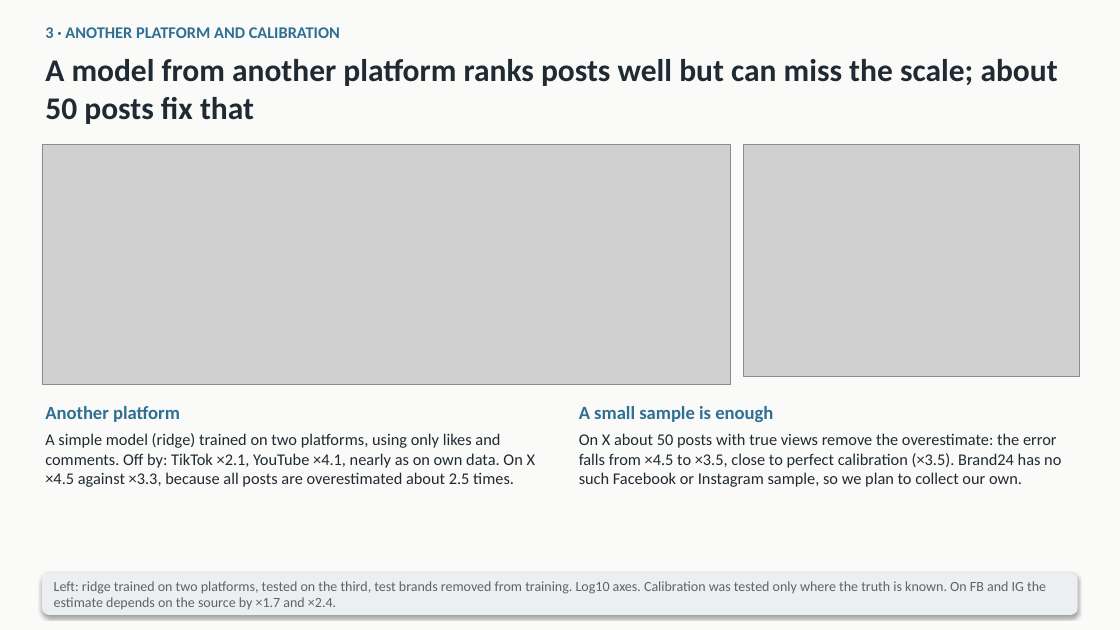
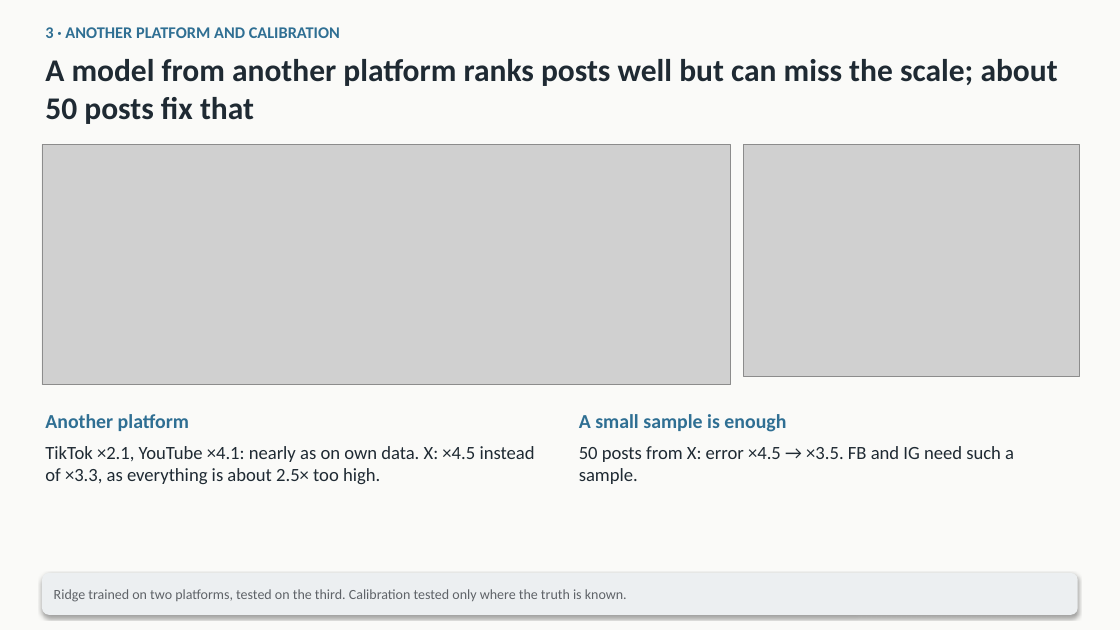
Before and after one commit to mikolaj-olesinski/Digital-Media-Analysis-PWR, a slide deck: slide 3 of pitchdeck/class_en.pptx. Drawn at 1120x630 pixels with LibreOffice and Linux fonts; fonts in the diff are those of the drawing; grey boxes stand for pictures. Boxes give left, top, right and bottom in pixels: in the first picture for what was removed or moved away, otherwise in the second. Text is boxed around its words. In the diff, an @@ line names an element or a change of style, - is before the commit and + after.

Commit message:
Register all experiments and label brands by industry in the text graph (#4)

```diff
--- a/pitchdeck/class_en.pptx
+++ b/pitchdeck/class_en.pptx
@@ text "Another platform": place and size @@
-text "Another platform" at [45, 406, 180, 422]
+text "Another platform" at [45, 414, 189, 431]
@@ text "Another platform" at [45, 414, 189, 431]: size 16 to 17 pt @@
@@ text "A small sample is enough": place and size @@
-text "A small sample is enough" at [579, 406, 773, 422]
+text "A small sample is enough" at [579, 414, 786, 432]
@@ text "A small sample is enough" at [579, 414, 786, 432]: size 16 to 17 pt @@
@@ text at [45, 446, 535, 484]: text changed; size 14 to 16 pt @@
-A simple model (ridge) trained on two platforms, using only likes and comments. Off by: TikTok ×2.1, YouTube ×4.1, nearly as on own data. On X ×4.5 against ×3.3, because all posts are overestimated about 2.5 times.
+TikTok ×2.1, YouTube ×4.1: nearly as on own data. X: ×4.5 instead of ×3.3, as everything is about 2.5× too high.
@@ text at [579, 446, 1014, 484]: text changed; size 14 to 16 pt @@
-On X about 50 posts with true views remove the overestimate: the error falls from ×4.5 to ×3.5, close to perfect calibration (×3.5). Brand24 has no such Facebook or Instagram sample, so we plan to collect our own.
+50 posts from X: error ×4.5 → ×3.5. FB and IG need such a sample.
@@ text at [54, 589, 627, 602]: text changed @@
-Left: ridge trained on two platforms, tested on the third, test brands removed from training. Log10 axes. Calibration was tested only where the truth is known. On FB and IG the estimate depends on the source by ×1.7 and ×2.4.
+Ridge trained on two platforms, tested on the third. Calibration tested only where the truth is known.
```
Also in this commit, not shown: 4 other slides changed, 16 other files.
